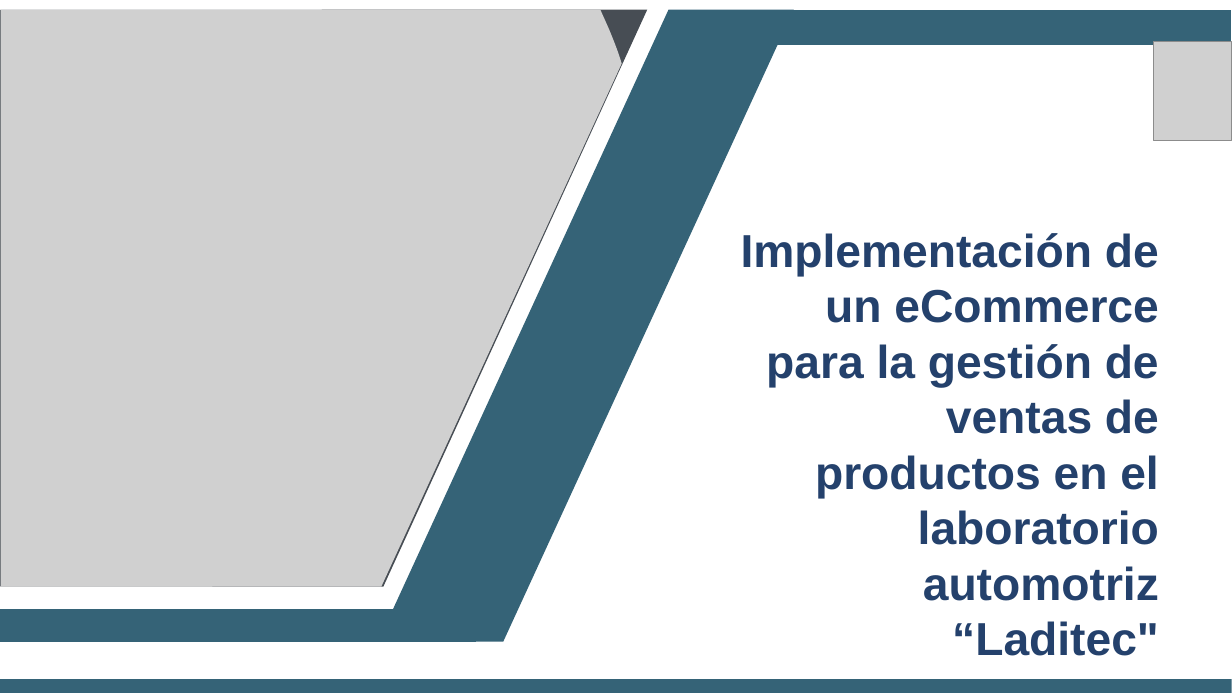
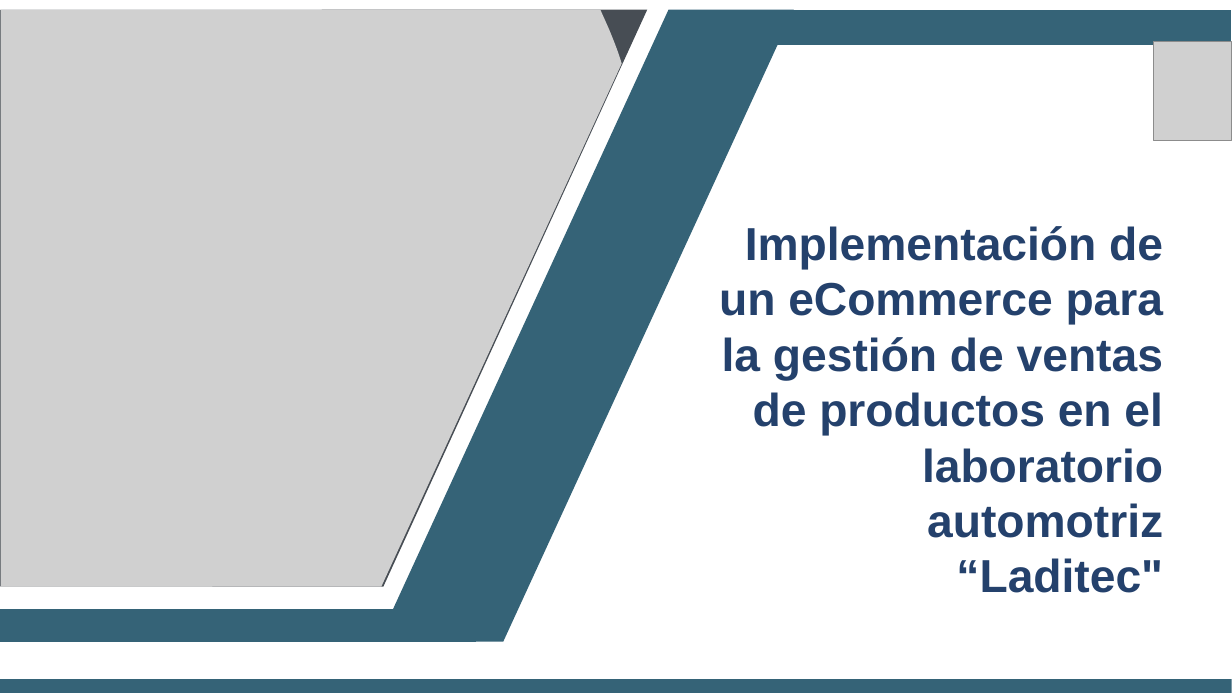
Before and after one commit to UPT-FAING-EPIS/proyecto_curso-laboratorio-automotriz-laditec, a slide deck: slide 1 of diagrama de arquitectura - laditec.pptx. Drawn at 1232x693 pixels with LibreOffice and Linux fonts; fonts in the diff are those of the drawing; grey boxes stand for pictures. Boxes give left, top, right and bottom in pixels: in the first picture for what was removed or moved away, otherwise in the second. Text is boxed around its words. In the diff, an @@ line names an element or a change of style, - is before the commit and + after.

```diff
--- a/diagrama de arquitectura - laditec.pptx
+++ b/diagrama de arquitectura - laditec.pptx
@@ text "Implementación de un eCommerce para ..." rewrapped from (x1=741, y1=233, x2=1159, y2=656) to (x1=719, y1=226, x2=1164, y2=593) @@
```
Also in this commit, not shown: 2 slides added.
